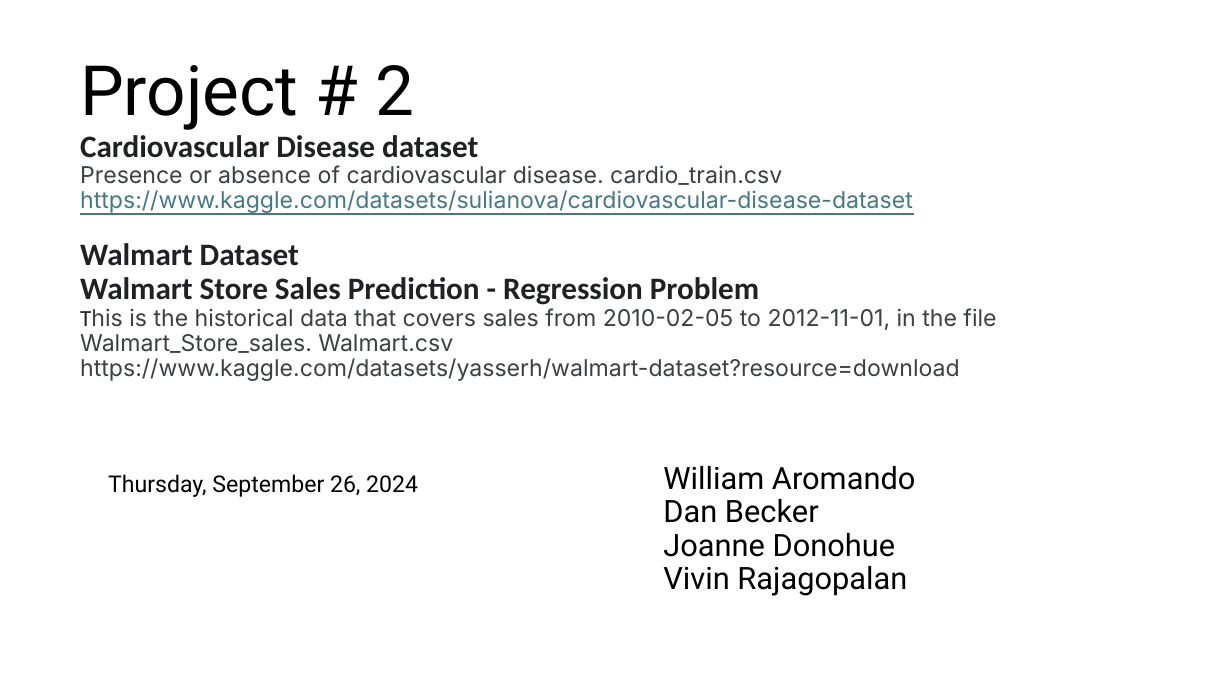
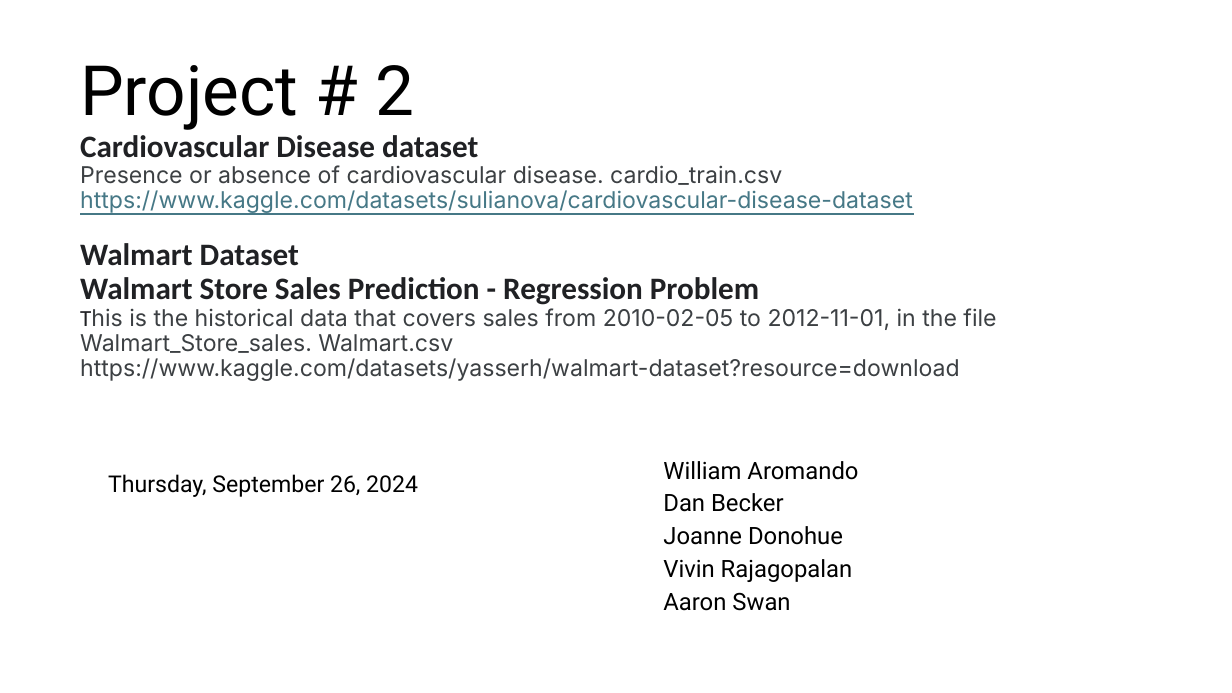
Before and after one commit to joannedonohue/Project-2-Group-3, a slide deck: slide 1 of Project # 2 - Cardio_train.pptx. Drawn at 1232x693 pixels with LibreOffice and Linux fonts; fonts in the diff are those of the drawing. Boxes give left, top, right and bottom in pixels: in the first picture for what was removed or moved away, otherwise in the second. Text is boxed around its words. In the diff, an @@ line names an element or a change of style, - is before the commit and + after.

```diff
--- a/Project # 2 - Cardio_train.pptx
+++ b/Project # 2 - Cardio_train.pptx
@@ subtitle at (663,461,858,611): text changed; size 24 to 18.6 pt @@
-William Aromando
-Dan Becker
-Joanne Donohue
-Vivin Rajagopalan
+William Aromando
+Dan Becker
+Joanne Donohue
+Vivin Rajagopalan
+Aaron Swan
```
